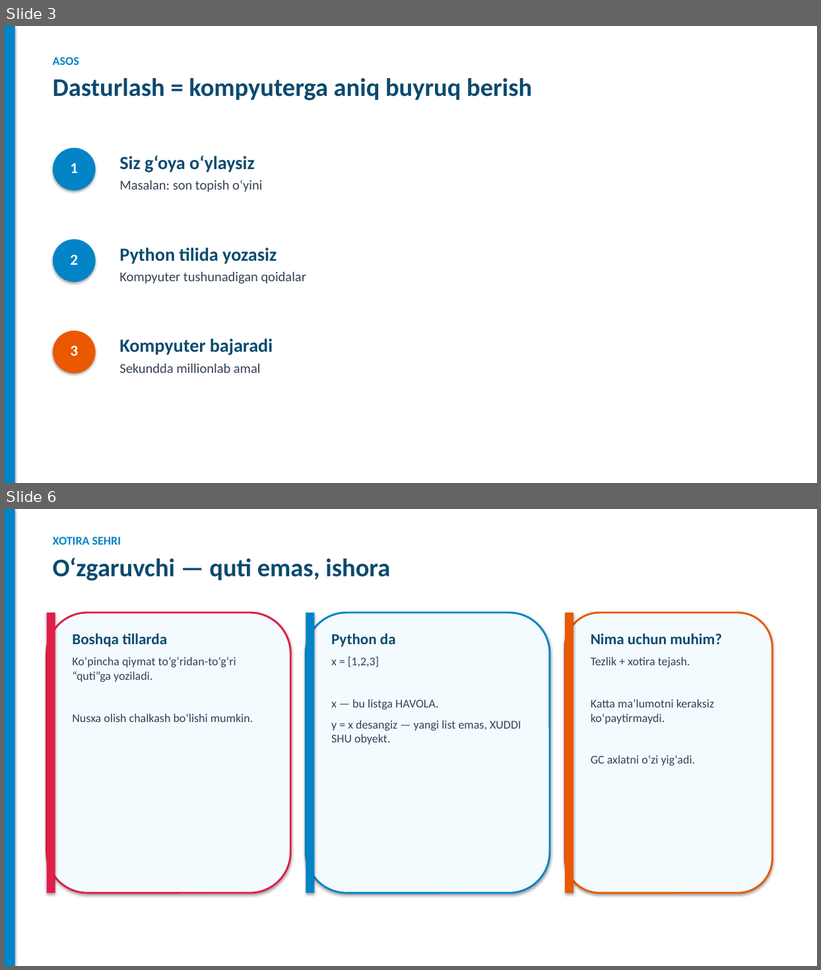
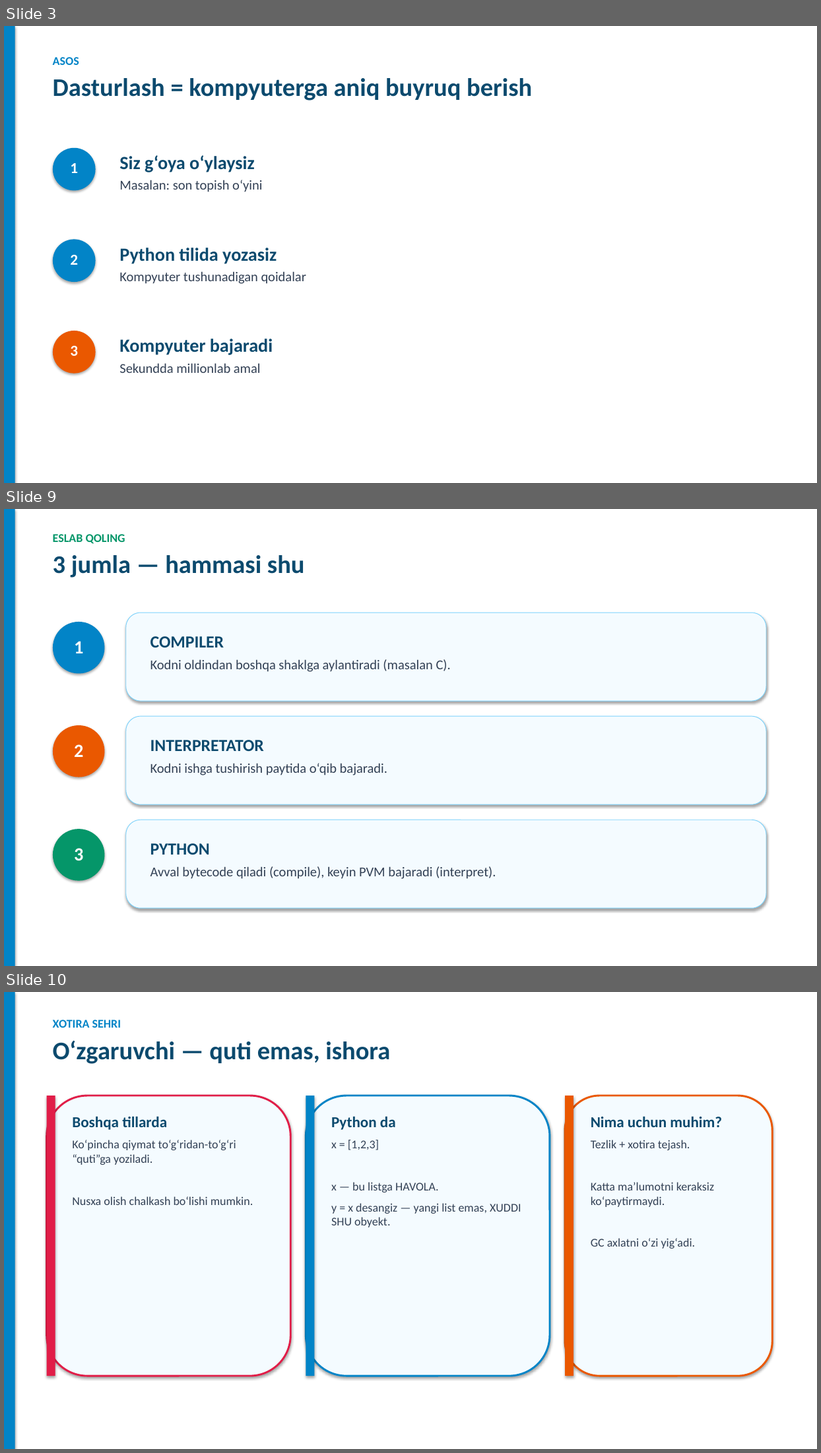
Before and after one commit to DilshodZokirov/bgalaxy-app, a slide deck: python-prezentatsiya/Python-Django-Yorqin.pptx. Shown one above the other, each under a label of ours: slides 3 and 6 before the commit, slides 3, 9 and 10 after it; the slides between them are not shown. The pictures are 821x970 and 821x1453 pixels, drawn with LibreOffice and Linux fonts; fonts in the diff are those of the drawing. Boxes give left, top, right and bottom in pixels: in the first picture for what was removed or moved away, otherwise in the second. Text is boxed around its words. In the diff, an @@ line names an element or a change of style, - is before the commit and + after.

```diff
--- a/python-prezentatsiya/Python-Django-Yorqin.pptx
+++ b/python-prezentatsiya/Python-Django-Yorqin.pptx
@@ slide 9 added at (4, 509, 817, 966), background #FFFFFF @@
@@ rectangle added at (4, 509, 15, 966), fill #0284C7 @@
@@ text added at (53, 534, 305, 578), 30 pt, text #0C4A6E, bold @@
+ESLAB QOLING
+3 jumla — hammasi shu
@@ ellipse added at (53, 622, 104, 674), fill #0284C7 @@
@@ rounded rectangle added at (126, 613, 766, 701), fill #F4FBFF, outline #7DD3FC 0.75 pt @@
@@ text added at (74, 641, 83, 654), 22 pt, text #FFFFFF, bold @@
+1
@@ text added at (151, 636, 451, 672), 16 pt, text #334155 @@
+COMPILER
+Kodni oldindan boshqa shaklga aylantiradi (masalan C).
@@ ellipse added at (53, 725, 104, 778), fill #EA5800 @@
@@ rounded rectangle added at (126, 716, 766, 805), fill #F4FBFF, outline #7DD3FC 0.75 pt @@
@@ text added at (74, 745, 83, 757), 22 pt, text #FFFFFF, bold @@
+2
@@ text added at (151, 740, 387, 776), 16 pt, text #334155 @@
+INTERPRETATOR
+Kodni ishga tushirish paytida o‘qib bajaradi.
@@ rounded rectangle added at (126, 820, 766, 908), fill #F4FBFF, outline #7DD3FC 0.75 pt @@
@@ ellipse added at (53, 829, 104, 881), fill #059669 @@
@@ text added at (151, 844, 496, 879), 16 pt, text #334155 @@
+PYTHON
+Avval bytecode qiladi (compile), keyin PVM bajaradi (interpret).
@@ text added at (74, 848, 83, 861), 22 pt, text #FFFFFF, bold @@
+3
@@ what was slide 6 is now slide 10 @@
```
Also in this commit, not shown: 2 slides changed, 5 other slides added, 2 slides removed, 3 other files.
